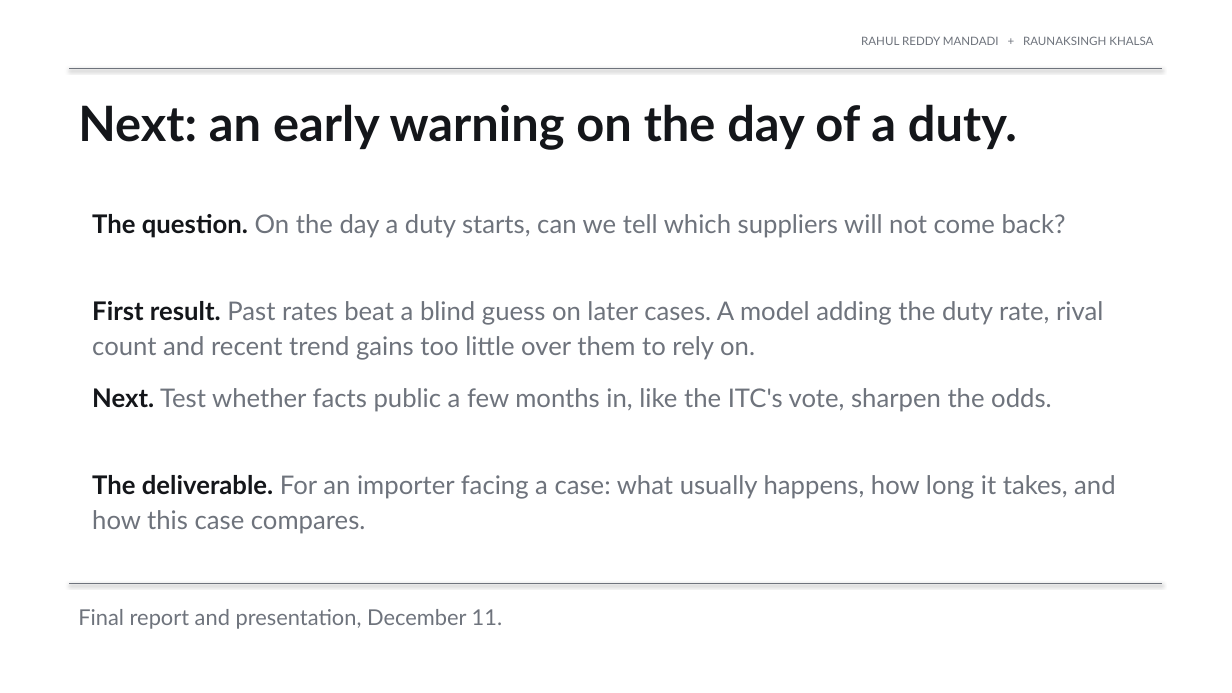
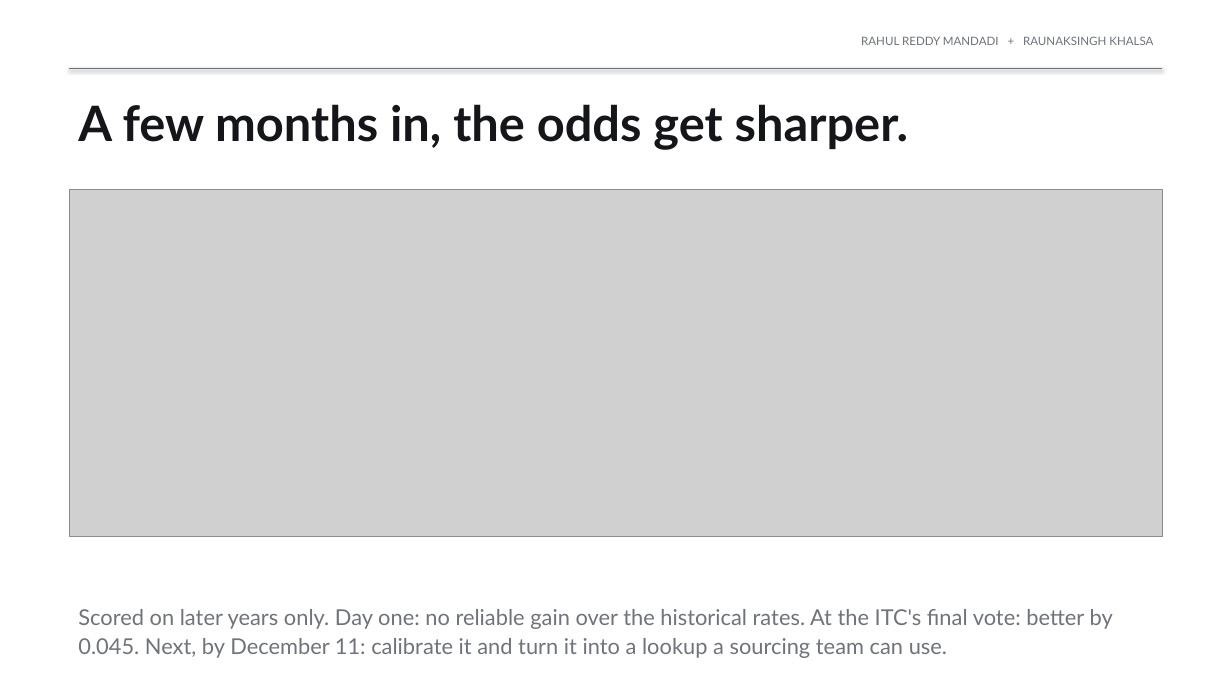
Before and after one commit to rahul-mandadi/tariff-rush, a slide deck: slide 12 of slides/Mandadi_Khalsa_Presentation2_v2.pptx. Drawn at 1232x693 pixels with LibreOffice and Linux fonts; fonts in the diff are those of the drawing; grey boxes stand for pictures. Boxes give left, top, right and bottom in pixels: in the first picture for what was removed or moved away, otherwise in the second. Text is boxed around its words. In the diff, an @@ line names an element or a change of style, - is before the commit and + after.

Commit message:
Second decision point: recovery predicted once the fall shows and at the ITC final vote
Among products that fell, forward-chained by year with the two-month release lag and same-day notice rule. At the fall, gradient boosting beats the historical rate by 0.022 (AUC 0.70); at the ITC final vote, logistic regression by 0.045 (AUC 0.80), 0.029 of it from the latest published share. Day one stays at +0.004. Report Table 3, figure 15, decks updated; report builder keeps tables with captions.

```diff
--- a/slides/Mandadi_Khalsa_Presentation2_v2.pptx
+++ b/slides/Mandadi_Khalsa_Presentation2_v2.pptx
@@ text at box(78, 104, 908, 150): text changed @@
-Next: an early warning on the day of a duty.
+A few months in, the odds get sharper.
@@ picture added at box(69, 189, 1163, 537) @@
@@ text removed at box(92, 214, 1066, 238) @@
-The question. On the day a duty starts, can we tell which suppliers will not come back?
@@ text removed at box(92, 301, 1103, 360) @@
-First result. Past rates beat a blind guess on later cases. A model adding the duty rate, rival count and recent trend gains too little over them to rely on.
@@ text removed at box(92, 388, 1052, 412) @@
-Next. Test whether facts public a few months in, like the ITC's vote, sharpen the odds.
@@ text removed at box(92, 475, 1115, 534) @@
-The deliverable. For an importer facing a case: what usually happens, how long it takes, and how this case compares.
@@ line removed from (69, 583) to (1163, 583) @@
@@ text at box(78, 609, 1113, 658): text changed @@
-Final report and presentation, December 11.
+Scored on later years only. Day one: no reliable gain over the historical rates. At the ITC's final vote: better by 0.045. Next, by December 11: calibrate it and turn it into a lookup a sourcing team can use.
```
Also in this commit, not shown: 1 other slide changed, 13 other files.
